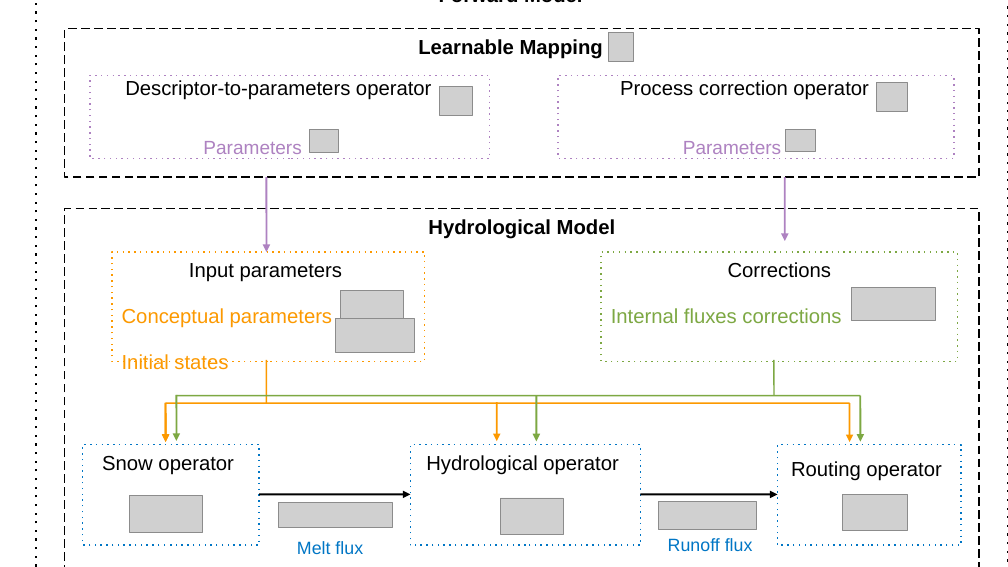
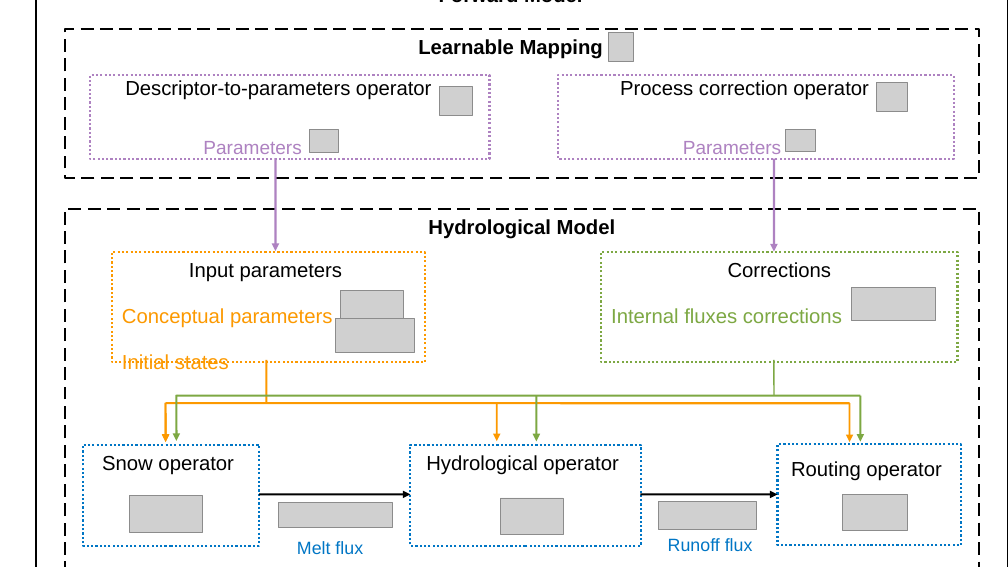
Before and after one commit to DassHydro/smash, a slide deck: slide 2 of doc/source/asset/smash_graphes_structures.odp. Drawn at 1008x567 pixels with LibreOffice and Linux fonts; fonts in the diff are those of the drawing; grey boxes stand for pictures; background and template pictures are left out. Boxes give left, top, right and bottom in pixels: in the first picture for what was removed or moved away, otherwise in the second. Text is boxed around its words. In the diff, an @@ line names an element or a change of style, - is before the commit and + after.

```diff
--- a/doc/source/asset/smash_graphes_structures.odp
+++ b/doc/source/asset/smash_graphes_structures.odp
@@ rectangle "Forward Model" at <box>36,0,1008,567</box>: outline #000000 1.7 pt to #000000 1.42 pt @@
@@ rectangle "Learnable Mapping" at <box>65,28,980,177</box>: outline #000000 1.13 pt to #000000 1.7 pt @@
@@ rectangle "Descriptor-to-parameters operator" at <box>90,75,489,158</box>: outline #AE82C1 1.13 pt to #AE82C1 1.7 pt dashed @@
@@ rectangle "Process correction operator" at <box>558,75,954,158</box>: outline #AE82C1 1.13 pt to #AE82C1 1.7 pt dashed @@
@@ arrow moved from (266, 177) - (266, 252) to (275, 158) - (275, 252) @@
@@ arrow (275, 158) - (275, 252): stroke #AE82C1 1.42 pt to #AE82C1 1.7 pt @@
@@ arrow moved from (785, 177) - (785, 241) to (774, 159) - (774, 252) @@
@@ arrow (774, 159) - (774, 252): stroke #AE82C1 1.42 pt to #AE82C1 1.7 pt @@
@@ rectangle "Hydrological Model" at <box>65,209,980,567</box>: outline #000000 1.13 pt to #000000 1.7 pt @@
@@ rectangle "Input parameters" at <box>112,252,424,362</box>: outline #FC9900 1.13 pt to #FC9900 1.7 pt dashed @@
@@ rectangle "Corrections" at <box>601,252,958,362</box>: outline #7DA843 1.13 pt to #7DA843 1.7 pt dashed @@
@@ outline #0076C5 1.13 pt to #0076C5 1.7 pt dashed in 3 elements at <box>411,445,641,546</box>, <box>777,445,961,546</box>, <box>83,445,260,546</box> @@
```
Also in this commit, not shown: 3 other slides changed, 2 slides added, 11 other files.
